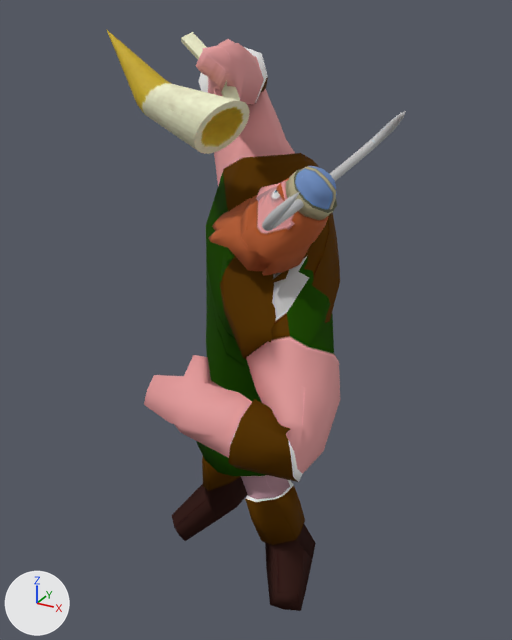
Before and after pictures for a commit that changed the OBJ model assets/Animacion/Vikingo/Celebracion/vikingoCelebracion_000526.obj.
One viewpoint serves both versions: a 50 mm camera at (4.37, -7.17, 7.33) aimed at (0.15, 0.5, 3.5). Every picture has the same lights, and +X, +Y and +Z are marked at lower left. Where no turn or scale is listed for an object, it has been applied to the vertices.

In view in the first picture: 'Vilkingo_ikingoH', 'jarra_jarraH'.
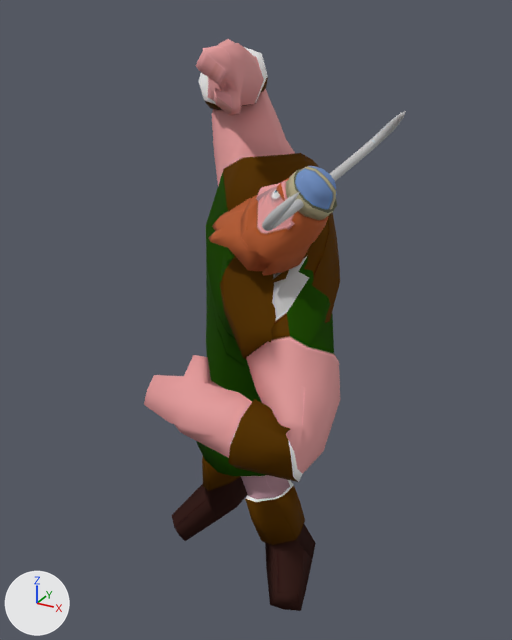
Pixel boxes (x1, y1, x2, y2) of what changed, in the pictures (512 x 640 px):
```json
{"object": "jarra_jarraH", "change": "deleted", "before": [106, 29, 250, 154]}
```

The change, as JSON lines over the scene's bpy script:
```json
{"op": "remove", "block": "ob_jarra_jarrah", "code": ["ob_jarra_jarrah = bpy.data.objects.new('jarra_jarraH', me_jarra_jarrah)", "ob_jarra_jarrah.location = (0.0, 0.0, 0.0)"]}
```
